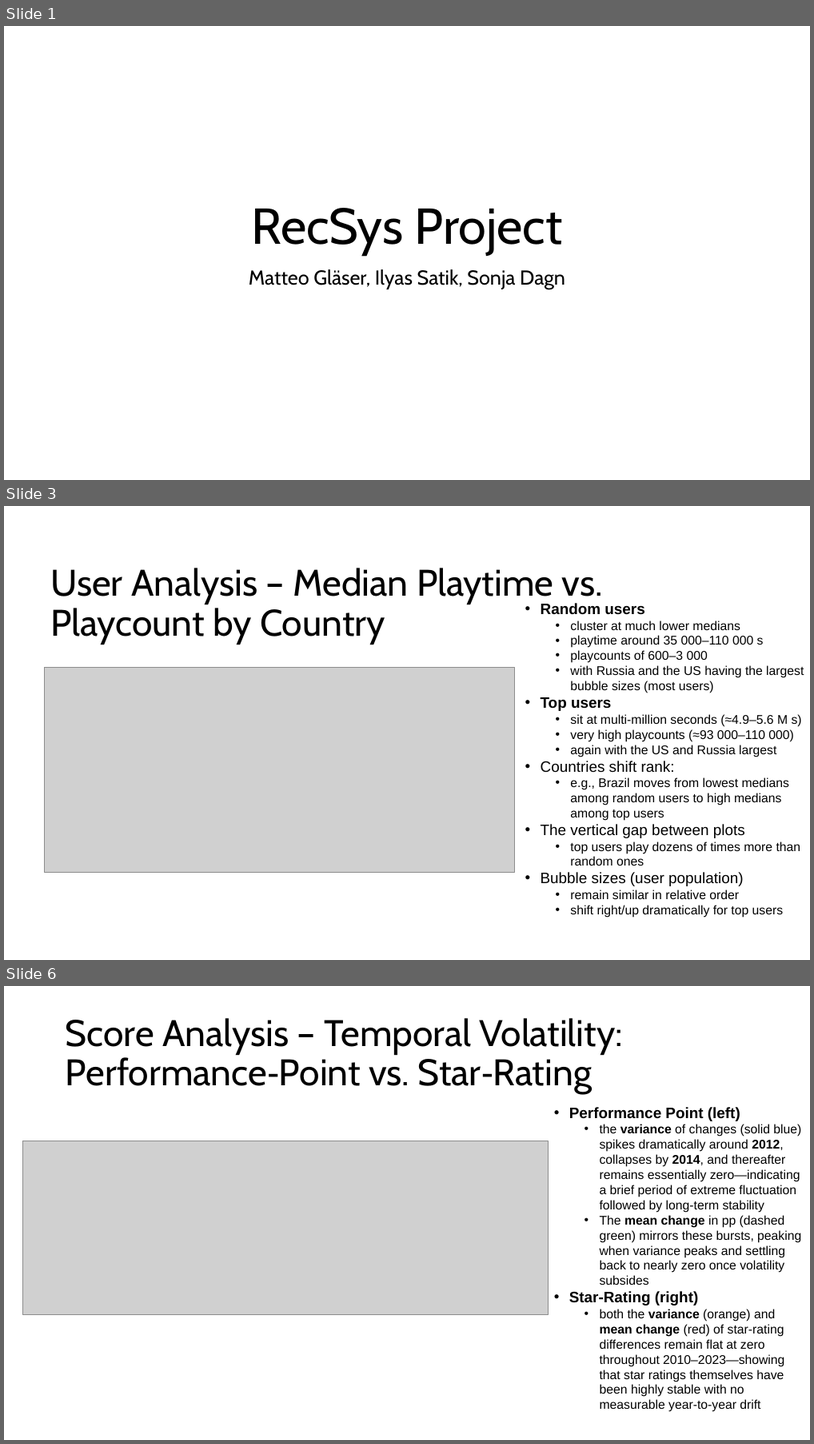
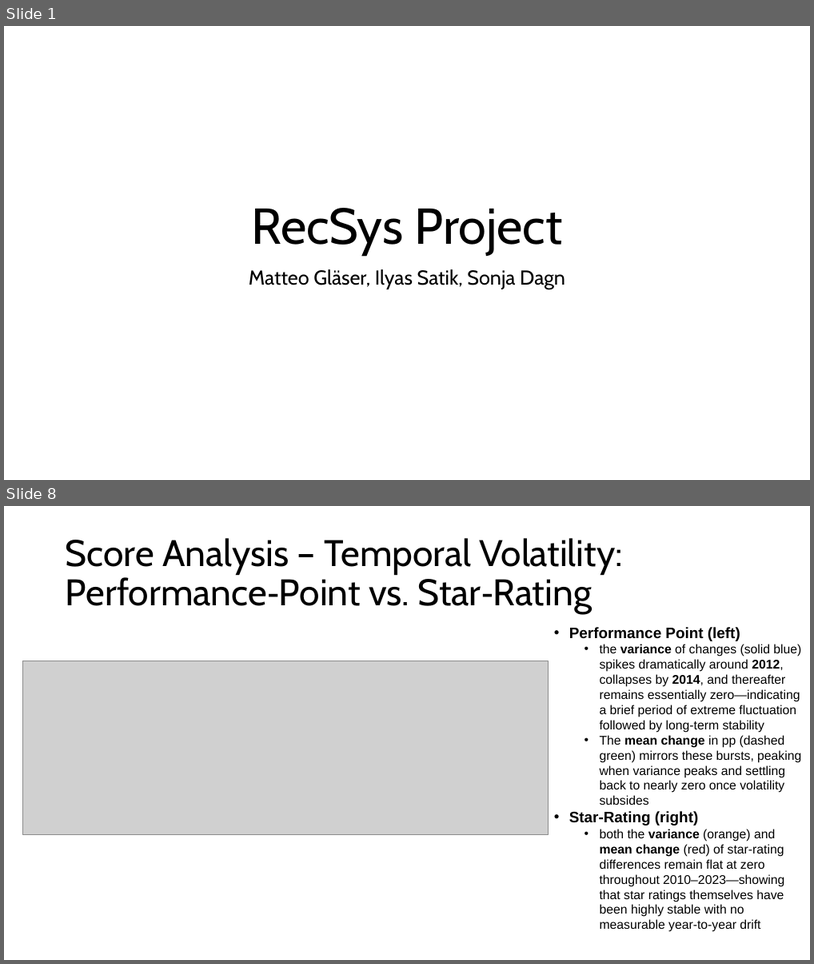
Before and after one commit to mattik01/Osu-RecSys-Study, a slide deck: documentation/Data Analysis.pptx. Shown one above the other, each under a label of ours: slides 1, 3 and 6 before the commit, slides 1 and 8 after it; the slides between them are not shown. The pictures are 814x1444 and 814x964 pixels, drawn with LibreOffice and Linux fonts; fonts in the diff are those of the drawing; grey boxes stand for pictures. Boxes give left, top, right and bottom in pixels: in the first picture for what was removed or moved away, otherwise in the second. Text is boxed around its words. In the diff, an @@ line names an element or a change of style, - is before the commit and + after.

```diff
--- a/documentation/Data Analysis.pptx
+++ b/documentation/Data Analysis.pptx
@@ slide 3 removed at <box>4,506,810,960</box>, background #FFFFFF @@
@@ title removed at <box>50,568,603,644</box> @@
-User Analysis – Median Playtime vs. Playcount by Country
@@ text removed at <box>541,603,804,917</box> @@
-• Random users
-  • cluster at much lower medians
-  • playtime around 35 000–110 000 s
-  • playcounts of 600–3 000
-  • with Russia and the US having the largest
-    bubble sizes (most users)
-• Top users
-  • sit at multi-million seconds (≈4.9–5.6 M s)
-  • very high playcounts (≈93 000–110 000)
-  • again with the US and Russia largest
-• Countries shift rank:
-  • e.g., Brazil moves from lowest medians
-    among random users to high medians
-    among top users
-• The vertical gap between plots
-  • top users play dozens of times more than
-    random ones
-• Bubble sizes (user population)
-  • remain similar in relative order
-  • shift right/up dramatically for top users
@@ picture removed at <box>45,668,514,872</box> @@
@@ what was slide 6 is now slide 8 @@
```
Also in this commit, not shown: 3 slides changed, 5 slides added, 42 other files.
